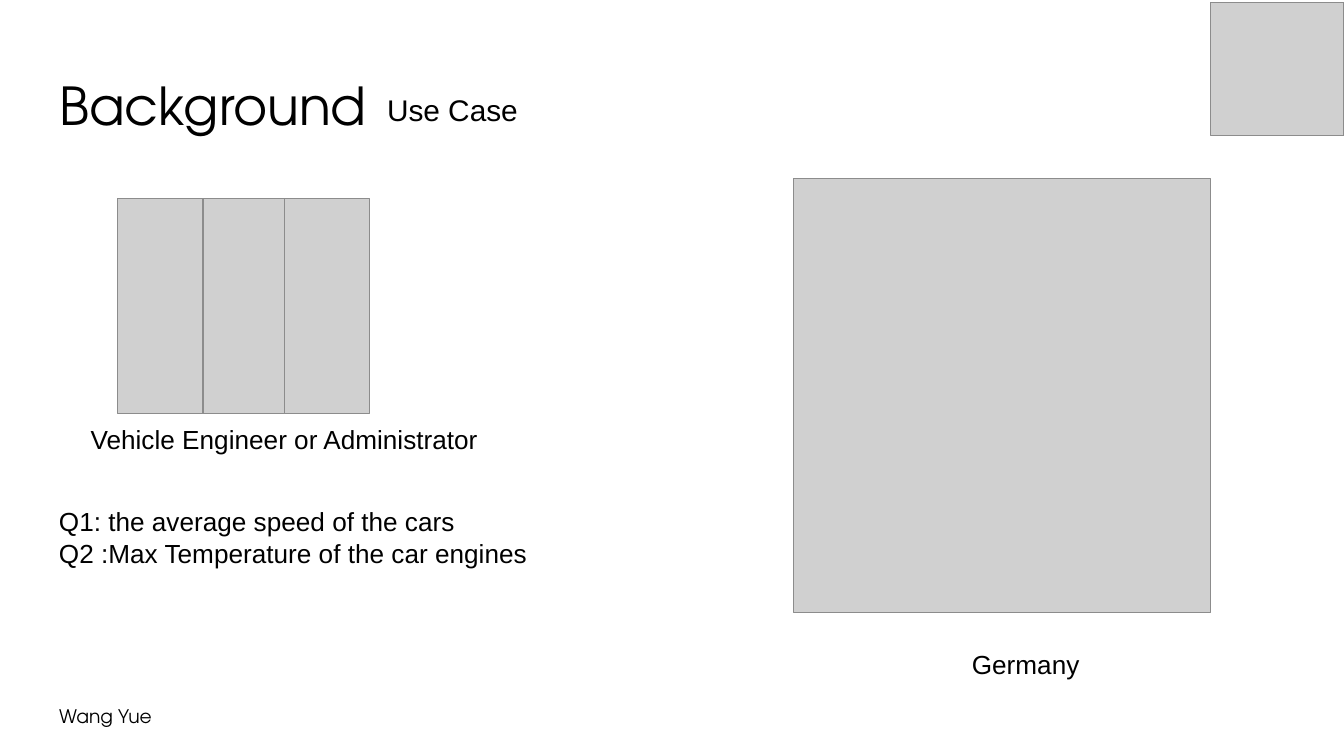
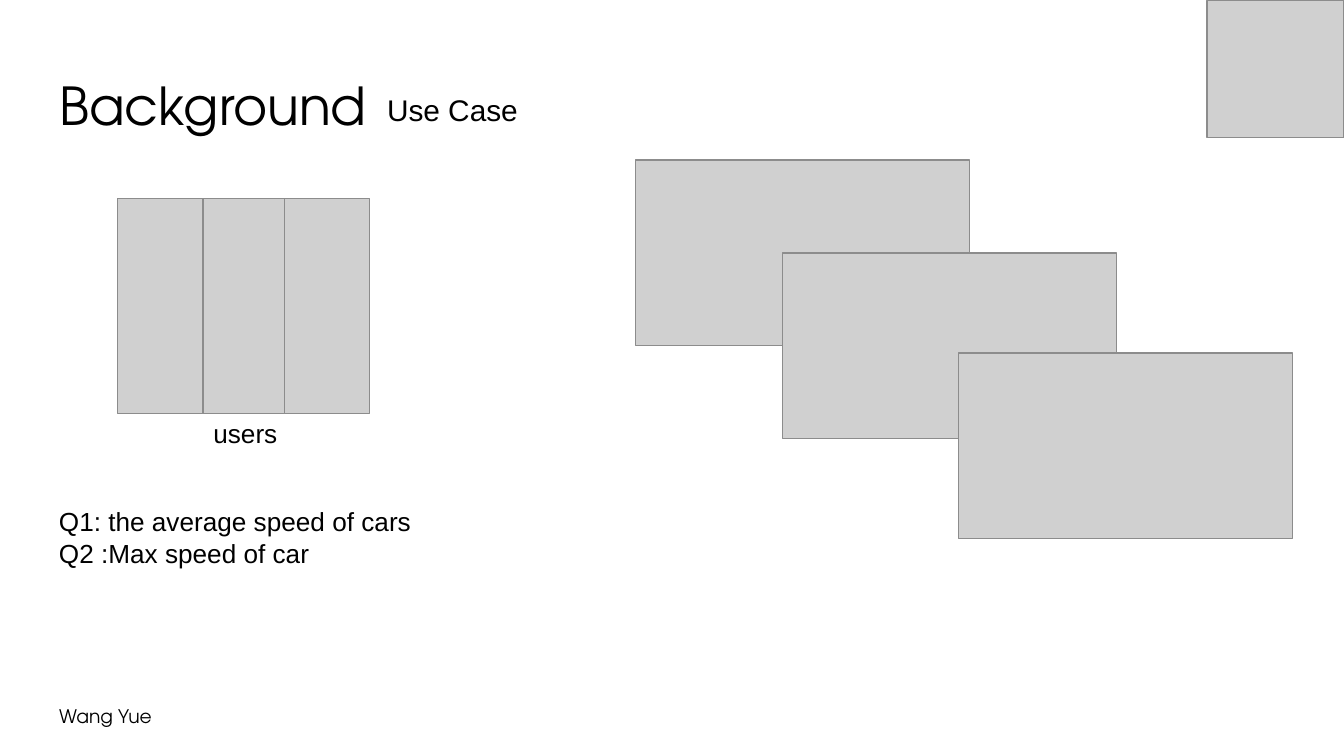
Before and after one commit to wywclmqf/DESengine, a slide deck: slide 11 of FigureScripts/symposium 2022-4.pptx (slide 9 before the commit). Drawn at 1344x756 pixels with LibreOffice and Linux fonts; fonts in the diff are those of the drawing; grey boxes stand for pictures; background and template pictures are left out. Boxes give left, top, right and bottom in pixels: in the first picture for what was removed or moved away, otherwise in the second. Text is boxed around its words. In the diff, an @@ line names an element or a change of style, - is before the commit and + after.

```diff
--- a/FigureScripts/symposium 2022-4.pptx
+++ b/FigureScripts/symposium 2022-4.pptx
@@ picture added at bbox=[1207, 0, 1344, 137] @@
@@ picture added at bbox=[636, 160, 969, 345] @@
@@ picture removed at bbox=[793, 179, 1210, 613] @@
@@ picture added at bbox=[782, 253, 1116, 438] @@
@@ picture added at bbox=[958, 353, 1292, 539] @@
@@ text removed at bbox=[91, 430, 477, 455] @@
-Vehicle Engineer or Administrator
@@ text added at bbox=[213, 429, 277, 444], 14 pt, text #000000 @@
+users
@@ text at bbox=[59, 512, 410, 569]: text changed @@
-Q1: the average speed of the cars
-Q2 :Max Temperature of the car engines
+Q1: the average speed of cars
+Q2 :Max speed of car
@@ text removed at bbox=[972, 655, 1080, 680] @@
-Germany
```
Also in this commit, not shown: 29 other slides changed, 4 slides added, 10 slides removed, 5 other files.
